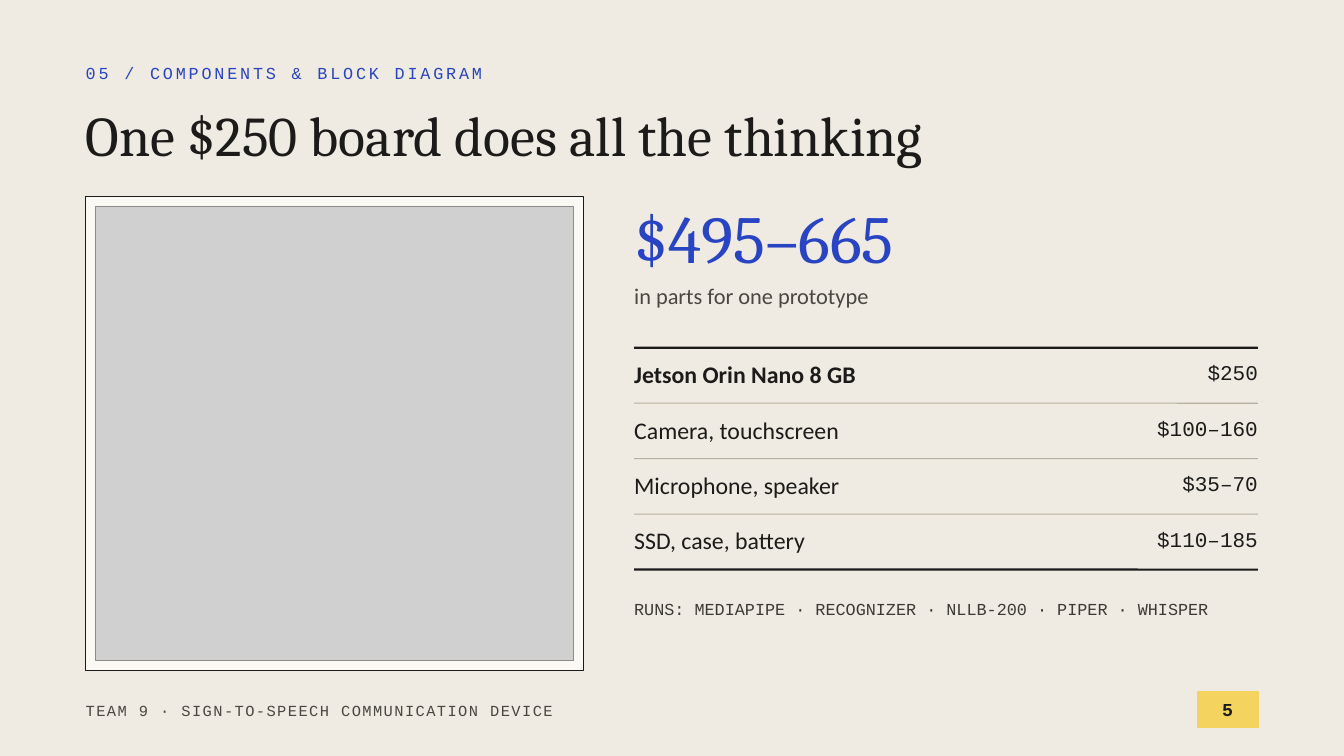
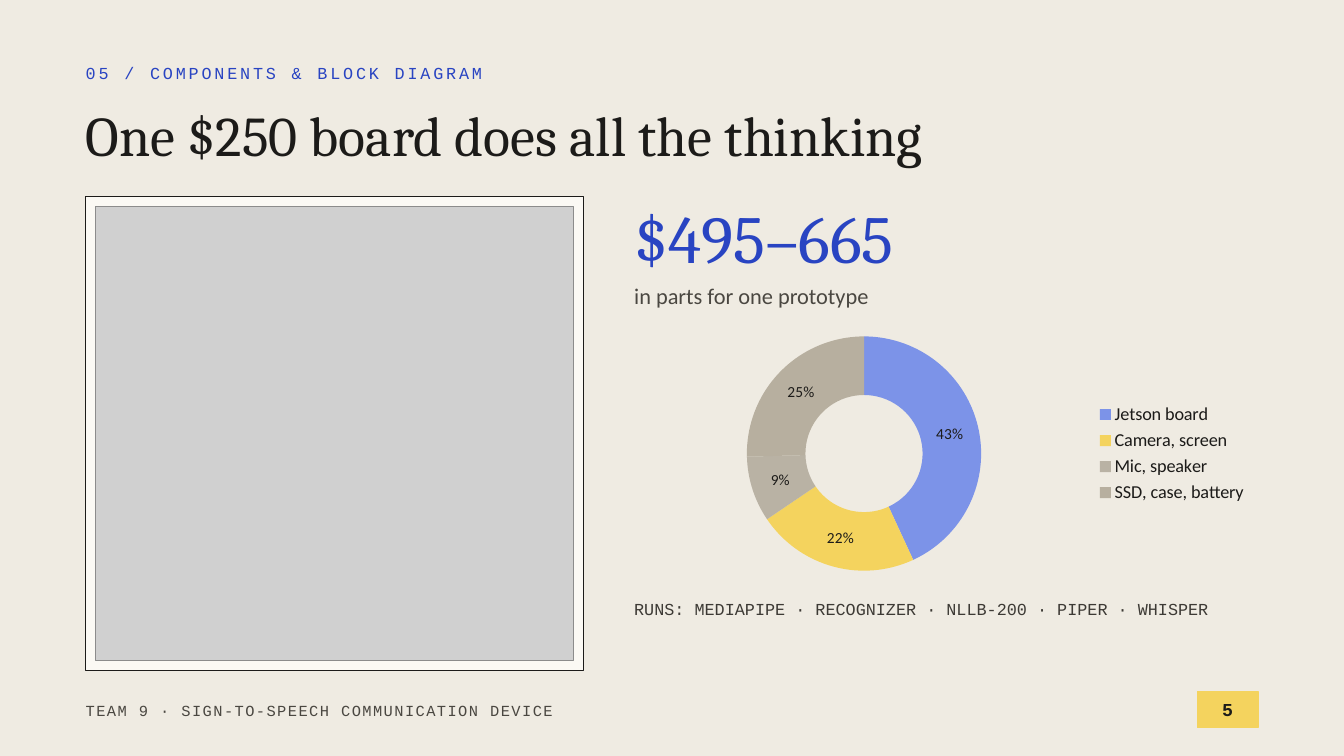
Before and after one commit to anxious956/Multilingual-Sign-to-Speech-Communication-Device, a slide deck: slide 5 of docs/presentation/Team9_Proposal_Presentation.pptx. Drawn at 1344x756 pixels with LibreOffice and Linux fonts; fonts in the diff are those of the drawing; grey boxes stand for pictures. Boxes give left, top, right and bottom in pixels: in the first picture for what was removed or moved away, otherwise in the second. Text is boxed around its words. In the diff, an @@ line names an element or a change of style, - is before the commit and + after.

```diff
--- a/docs/presentation/Team9_Proposal_Presentation.pptx
+++ b/docs/presentation/Team9_Proposal_Presentation.pptx
@@ doughnut chart added at (634, 323, 1258, 585) @@
+categories: Jetson board, Camera, screen, Mic, speaker, SSD, case, battery
+Series 1: 43, 22, 9, 25
@@ line removed from (634, 348) to (1258, 348) @@
@@ text removed at (634, 366, 856, 383) @@
-Jetson Orin Nano 8 GB
@@ text removed at (1208, 365, 1258, 382) @@
-$250
@@ line removed from (634, 403) to (1258, 403) @@
@@ text removed at (634, 422, 839, 442) @@
-Camera, touchscreen
@@ text removed at (1157, 421, 1258, 438) @@
-$100–160
@@ line removed from (634, 459) to (1258, 459) @@
@@ text removed at (634, 477, 839, 498) @@
-Microphone, speaker
@@ text removed at (1182, 476, 1258, 493) @@
-$35–70
@@ line removed from (634, 514) to (1258, 514) @@
@@ text removed at (634, 532, 805, 553) @@
-SSD, case, battery
@@ text removed at (1157, 532, 1258, 549) @@
-$110–185
@@ line removed from (634, 570) to (1258, 570) @@
```
Also in this commit, not shown: 5 other slides changed, 2 other files.
